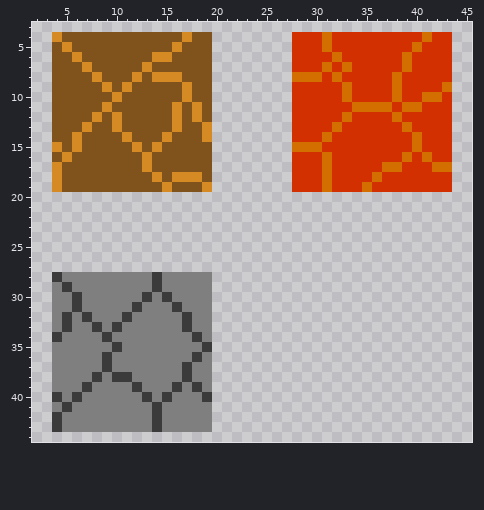
Pixel-art sprite -- Sprites/GroundSprites/GroundAtlas.png. Above, as it was before the edit.
The file is 64x48 pixels. Shown: x 2..45, y 3..44.
The result:
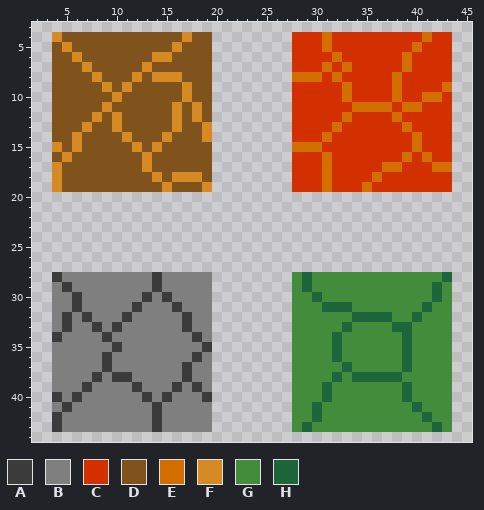
Palette (. is transparent): A #3b3b3b  B #7f7f7f  C #d23000  D #81531c  E #d26f00  F #d58a23  G #428c3c  H #1f653b
What changed:
@@ x 26..45 @@
 27 ....................
-28 ....................
-29 ....................
-30 ....................
-31 ....................
-32 ....................
-33 ....................
-34 ....................
-35 ....................
-36 ....................
-37 ....................
-38 ....................
-39 ....................
-40 ....................
-41 ....................
-42 ....................
-43 ....................
+28 ..GHGGGGGGGGGGGGGH..
+29 ..GHGGGGGGGGGGGGHG..
+30 ..GGHGGGGGGGGGGGHG..
+31 ..GGGHHHGGGGGGGHGG..
+32 ..GGGGGGHHHHGGHGGG..
+33 ..GGGGGHGGGGHHGGGG..
+34 ..GGGGHGGGGGGHGGGG..
+35 ..GGGGHGGGGGGHGGGG..
+36 ..GGGGHGGGGGGHGGGG..
+37 ..GGGGGHGGGGGHGGGG..
+38 ..GGGGHGHHHHHGGGGG..
+39 ..GGGHGGGGGGGHGGGG..
+40 ..GGGHGGGGGGGHGGGG..
+41 ..GGHGGGGGGGGGHGGG..
+42 ..GGHGGGGGGGGGGHGG..
+43 ..GHGGGGGGGGGGGGHG..
 44 ....................
